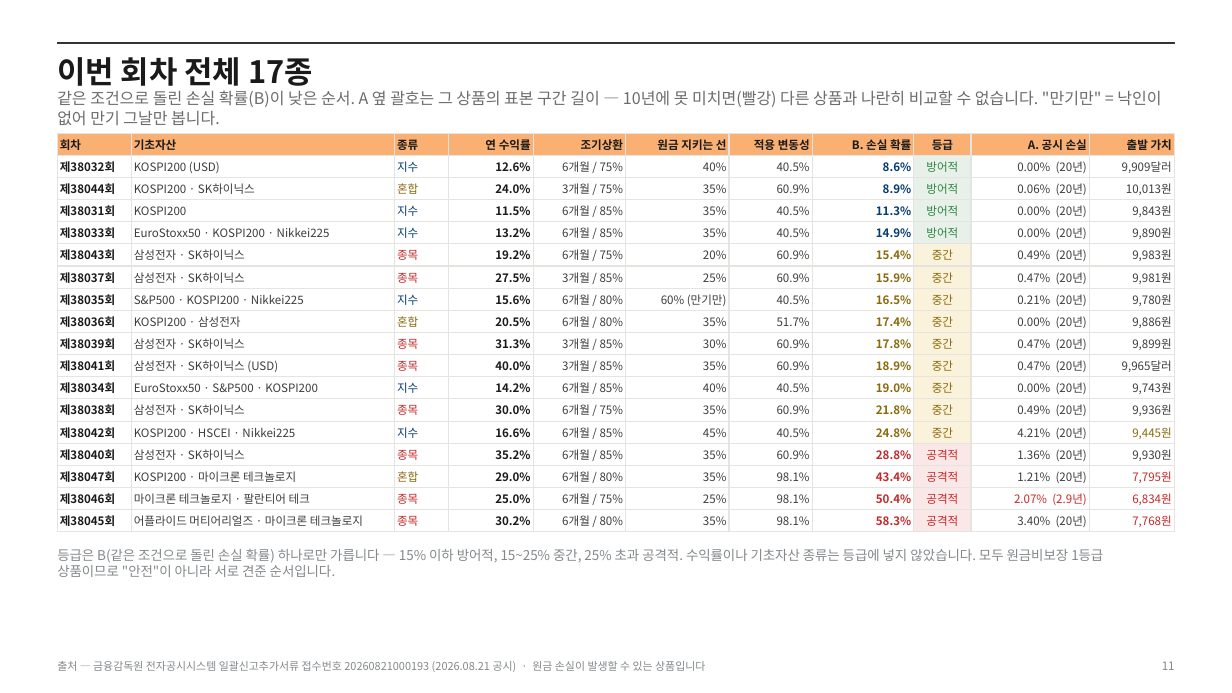
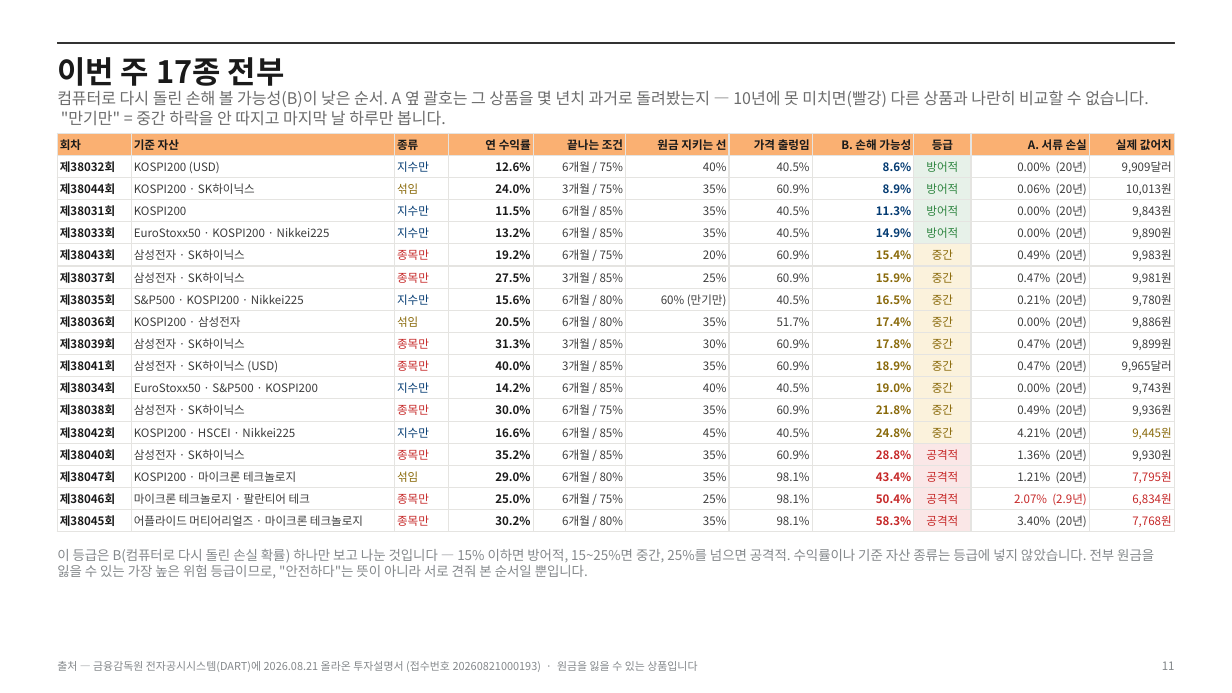
Before and after one commit to hanaroline/work_1, a slide deck: slide 11 of els-proposal.pptx. Drawn at 1232x693 pixels with LibreOffice and Linux fonts; fonts in the diff are those of the drawing. Boxes give left, top, right and bottom in pixels: in the first picture for what was removed or moved away, otherwise in the second. Text is boxed around its words. In the diff, an @@ line names an element or a change of style, - is before the commit and + after.

```diff
--- a/els-proposal.pptx
+++ b/els-proposal.pptx
@@ text at [57,57,285,92]: text changed @@
-이번 회차 전체 17종
+이번 주 17종 전부
@@ text at [57,90,1148,125]: text changed @@
-같은 조건으로 돌린 손실 확률(B)이 낮은 순서. A 옆 괄호는 그 상품의 표본 구간 길이 — 10년에 못 미치면(빨강) 다른 상품과 나란히 비교할 수 없습니다. "만기만" = 낙인이 없어 만기 그날만 봅니다.
+컴퓨터로 다시 돌린 손해 볼 가능성(B)이 낮은 순서. A 옆 괄호는 그 상품을 몇 년치 과거로 돌려봤는지 — 10년에 못 미치면(빨강) 다른 상품과 나란히 비교할 수 없습니다. "만기만" = 중간 하락을 안 따지고 마지막 날 하루만 봅니다.
@@ table at [57,133,1175,531] @@
-row 1: 회차 | 기초자산 | 종류 | 연 수익률 | 조기상환 | 원금 지키는 선 | 적용 변동성 | B. 손실 확률 | 등급 | A. 공시 손실 | 출발 가치
+row 1: 회차 | 기준 자산 | 종류 | 연 수익률 | 끝나는 조건 | 원금 지키는 선 | 가격 출렁임 | B. 손해 가능성 | 등급 | A. 서류 손실 | 실제 값어치
-row 2, column 3: 지수
+row 2, column 3: 지수만
-row 3, column 3: 혼합
+row 3, column 3: 섞임
-row 4, column 3: 지수
+row 4, column 3: 지수만
-row 5, column 3: 지수
+row 5, column 3: 지수만
-row 6, column 3: 종목
+row 6, column 3: 종목만
-row 7, column 3: 종목
+row 7, column 3: 종목만
-row 8, column 3: 지수
+row 8, column 3: 지수만
-row 9, column 3: 혼합
+row 9, column 3: 섞임
-row 10, column 3: 종목
+row 10, column 3: 종목만
-row 11, column 3: 종목
+row 11, column 3: 종목만
-row 12, column 3: 지수
+row 12, column 3: 지수만
-row 13, column 3: 종목
+row 13, column 3: 종목만
-row 14, column 3: 지수
+row 14, column 3: 지수만
-row 15, column 3: 종목
+row 15, column 3: 종목만
-row 16, column 3: 혼합
+row 16, column 3: 섞임
-row 17, column 3: 종목
+row 17, column 3: 종목만
-row 18, column 3: 종목
+row 18, column 3: 종목만
@@ text at [57,549,1154,578]: text changed @@
-등급은 B(같은 조건으로 돌린 손실 확률) 하나로만 가릅니다 — 15% 이하 방어적, 15~25% 중간, 25% 초과 공격적. 수익률이나 기초자산 종류는 등급에 넣지 않았습니다. 모두 원금비보장 1등급 상품이므로 "안전"이 아니라 서로 견준 순서입니다.
+이 등급은 B(컴퓨터로 다시 돌린 손실 확률) 하나만 보고 나눈 것입니다 — 15% 이하면 방어적, 15~25%면 중간, 25%를 넘으면 공격적. 수익률이나 기준 자산 종류는 등급에 넣지 않았습니다. 전부 원금을 잃을 수 있는 가장 높은 위험 등급이므로, "안전하다"는 뜻이 아니라 서로 견줘 본 순서일 뿐입니다.
@@ text at [57,661,697,672]: text changed @@
-출처 — 금융감독원 전자공시시스템 일괄신고추가서류 접수번호 20260821000193 (2026.08.21 공시) · 원금 손실이 발생할 수 있는 상품입니다
+출처 — 금융감독원 전자공시시스템(DART)에 2026.08.21 올라온 투자설명서 (접수번호 20260821000193) · 원금을 잃을 수 있는 상품입니다
```
Also in this commit, not shown: 13 other slides changed, 1 slide added, 5 other files.
